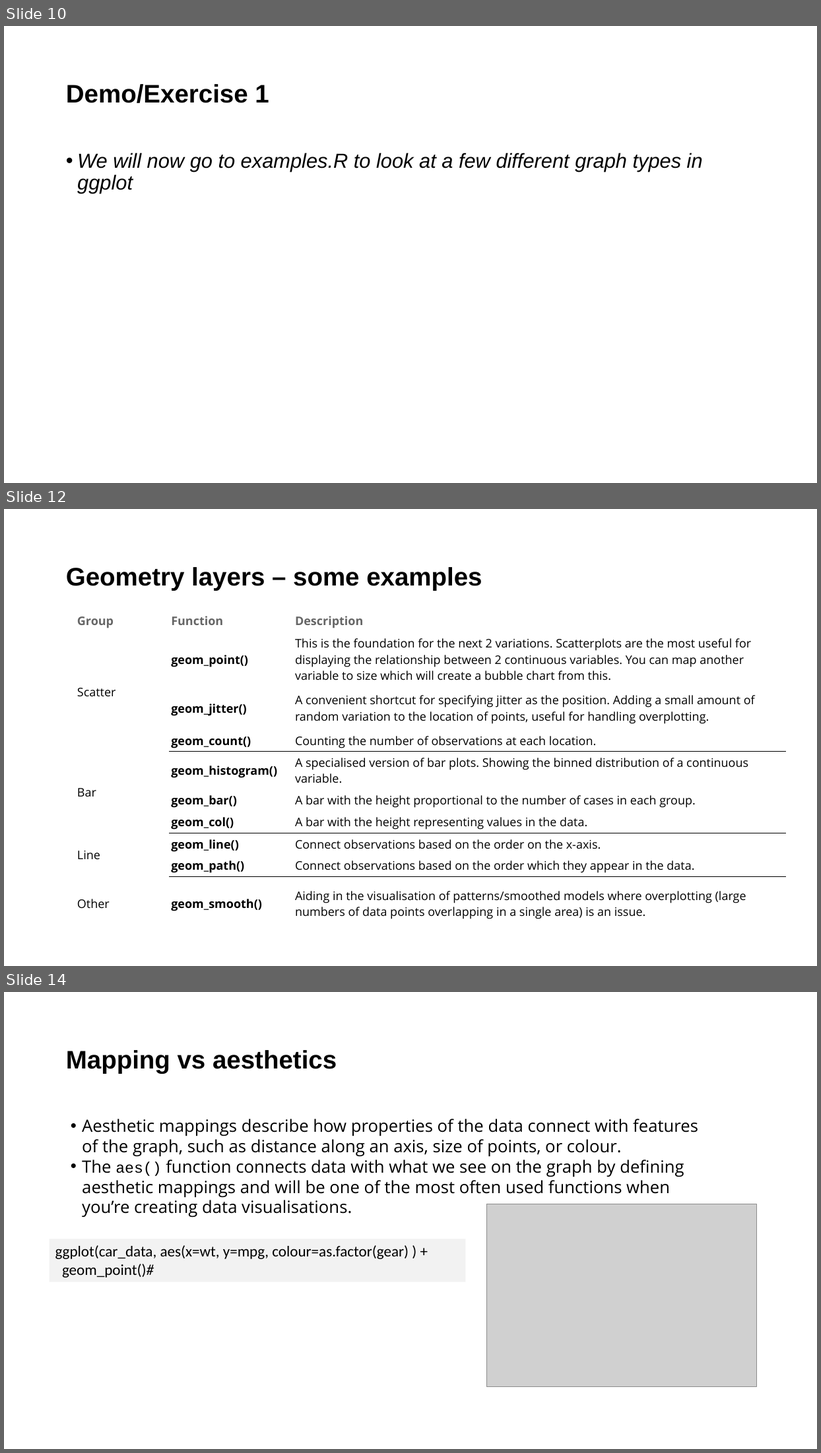
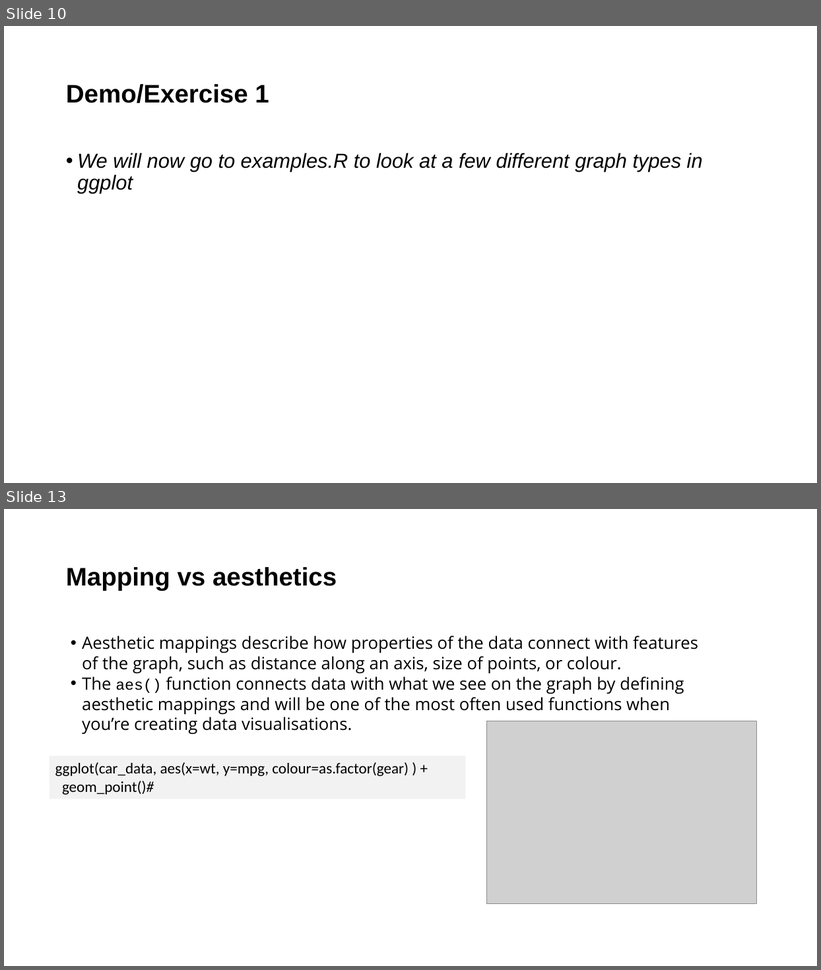
Before and after one commit to Public-Health-Scotland/ATI-ggplot-training, a slide deck: Introduction to ggplot.pptx. Shown one above the other, each under a label of ours: slides 10, 12 and 14 before the commit, slides 10 and 13 after it; the slides between them are not shown. The pictures are 821x1453 and 821x970 pixels, drawn with LibreOffice and Linux fonts; fonts in the diff are those of the drawing; grey boxes stand for pictures; background and template pictures are left out. Boxes give left, top, right and bottom in pixels: in the first picture for what was removed or moved away, otherwise in the second. Text is boxed around its words. In the diff, an @@ line names an element or a change of style, - is before the commit and + after.

Commit message:
update ppt. add themes_phs to examples

```diff
--- a/Introduction to ggplot.pptx
+++ b/Introduction to ggplot.pptx
@@ slide 12 removed at [4, 509, 817, 966], background picture (left out) @@
@@ title removed at [66, 567, 482, 590] @@
-Geometry layers – some examples
@@ table removed at [75, 609, 787, 922], 10 rows, 3 columns @@
-Group | Function | Description
-Scatter | geom_point() | This is the foundation for the next 2 variations. Scatterplots are the most useful for displaying the relationship between 2 continuous variables. You can map another variable to size which will create a bubble chart from this.
- | geom_jitter() | A convenient shortcut for specifying jitter as the position. Adding a small amount of random variation to the location of points, useful for handling overplotting.
- | geom_count() | Counting the number of observations at each location.
-Bar | geom_histogram() | A specialised version of bar plots. Showing the binned distribution of a continuous variable.
- | geom_bar() | A bar with the height proportional to the number of cases in each group.
- | geom_col() | A bar with the height representing values in the data.
-Line | geom_line() | Connect observations based on the order on the x-axis.
- | geom_path() | Connect observations based on the order which they appear in the data.
-Other | geom_smooth() | Aiding in the visualisation of patterns/smoothed models where overplotting (large numbers of data points overlapping in a single area) is an issue.
@@ what was slide 14 is now slide 13 @@
```
Also in this commit, not shown: 2 slides changed, 2 slides added, 1 other file.
